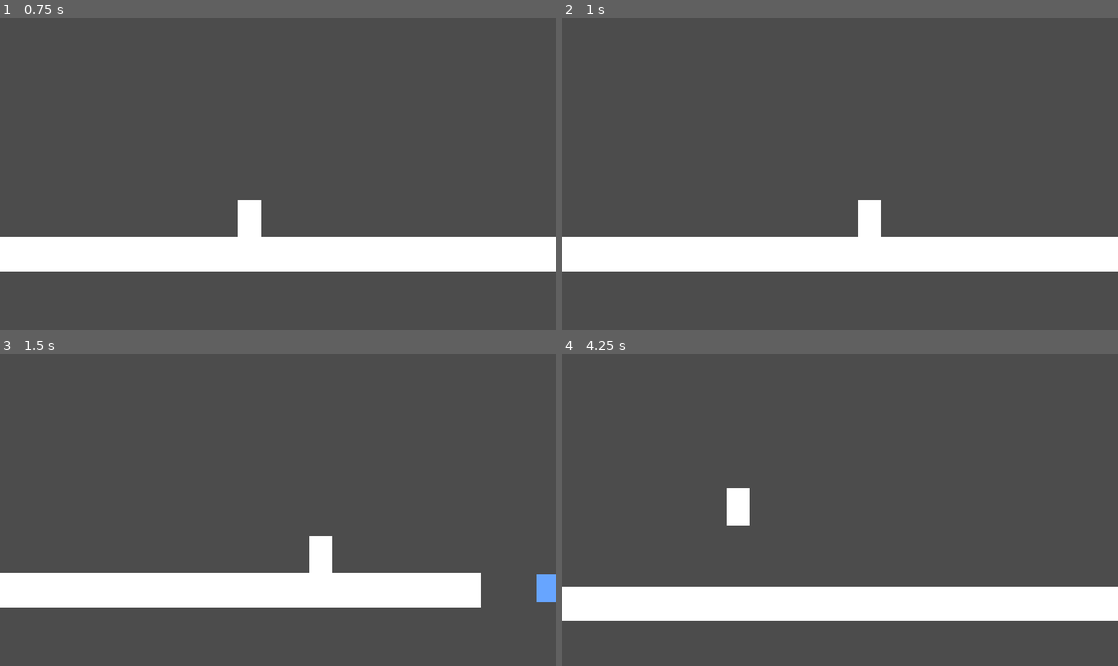
Above: before the commit, frames 1-4 (two rows, left to right).
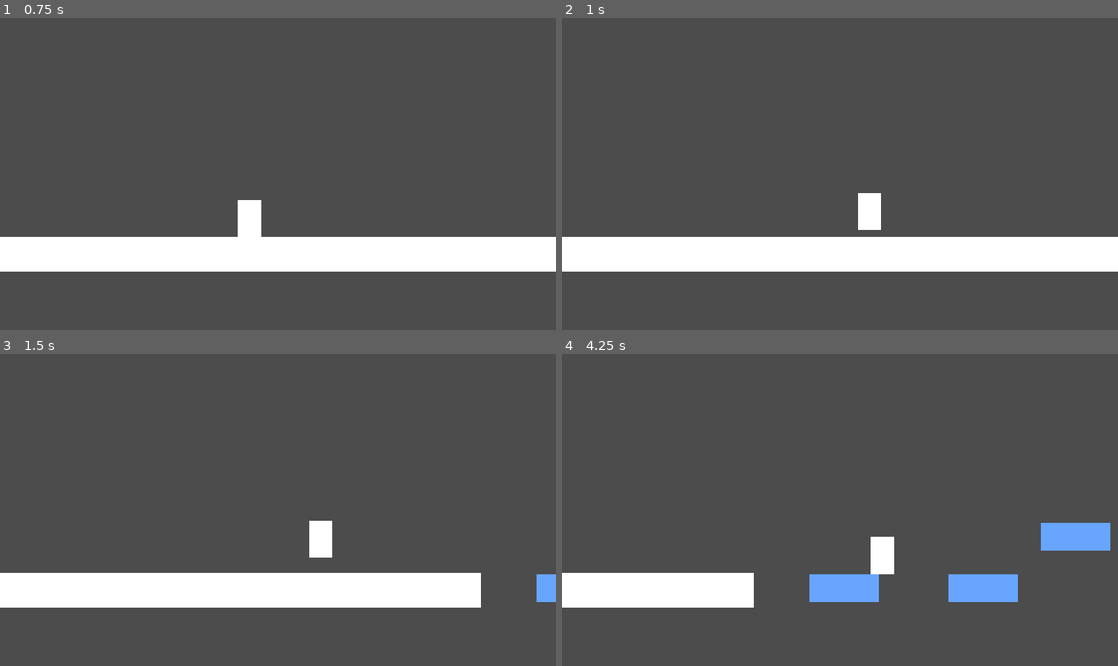
Above: after the commit, the same moments.

Repository: pigdevstudio/kitchen-tales
Game: Godot game, scene res://levels/Playground.tscn
Same seed, same stepped clock (60 frames per second), same inputs: the game is played once before the commit and once after it.
Inputs:
- Up to frame 1 (0.75 s): hold D (walk_right) from 0.53 s (still down); tap Shift (dash) at 0.6 s
- Up to frame 2 (1 s): keep holding D (walk_right); tap Space (jump) at 0.77, 0.8 s
- Up to frame 3 (1.5 s): keep holding D (walk_right); tap Space (jump) at 1.07, 1.35 s
- Up to frame 4 (4.25 s): tap Space (jump) at 1.52, 1.82, 2.3, 3.02, 3.32, 3.6, 3.77, 4.07 s; tap Shift (dash) at 1.55, 2.1, 2.85 s; release D (walk_right) at 2.03 s; hold A (walk_left) 2.03-2.78 s; hold D (walk_right) from 2.78 s (still down)

Frame 1 is identical in both runs. In frame 2, 0.2% of the frame differs, in the area x 53-58%, y 56-71%; in frame 3, 0.4%; in frame 4, 13%, in the area x 0-100%, y 42-86%.
Error before the commit: Parse Error: The identifier "plaform_actor" isn't declared in the current scope. (res://actors/Jump.gd:11)

Commit message:
Add signals to communicate deplete and replenish of available jumps
Connect said signals to Dash to prevent the character from dashing if it doesn't have available jumps, i.e. character cannot dash after double jump

Diff:
--- a/source/actors/Jump.gd
+++ b/source/actors/Jump.gd
@@ -1,5 +1,7 @@
 extends PlaformPhysics
 
+signal available_jumps_depleted
+signal available_jumps_replenished
 export (String) var action = "jump"
 
 export (float) var strength = 600.0
@@ -8,18 +10,23 @@
 
 
 func _physics_process(delta):
-	if plaform_actor.is_on_floor():
+	if platform_actor.is_on_floor():
 		_available_jumps = max_jumps
-		plaform_actor.snap_normal = Vector2.DOWN
+		platform_actor.snap_normal = Vector2.DOWN
+		emit_signal("available_jumps_replenished")
+		set_physics_process(false)
 
 
 func apply():
 	if _available_jumps > 0:
-		plaform_actor.velocity.y = -strength
+		platform_actor.velocity.y = -strength
 		_available_jumps -= 1
-		plaform_actor.snap_normal = Vector2.ZERO
+		platform_actor.snap_normal = Vector2.ZERO
+		set_physics_process(true)
+		if _available_jumps < 1:
+			emit_signal("available_jumps_depleted")
 
 
 func cancel():
-	if plaform_actor.velocity.y < 0.0:
-		plaform_actor.velocity.y = 0.0
+	if platform_actor.velocity.y < 0.0:
+		platform_actor.velocity.y = 0.0
--- a/source/actors/PlatformActor.tscn
+++ b/source/actors/PlatformActor.tscn
@@ -39,14 +39,16 @@
 speed = 2400.0
 distance = 400.0
 
+[connection signal="available_jumps_depleted" from="Jump" to="Dash" method="set_air_dash" binds= [ false ]]
+[connection signal="available_jumps_replenished" from="Jump" to="Dash" method="set_air_dash" binds= [ true ]]
+[connection signal="dash_pressed" from="ActionBus" to="Walk" method="set_physics_process" binds= [ false ]]
 [connection signal="dash_pressed" from="ActionBus" to="Dash" method="set_physics_process" binds= [ true ]]
-[connection signal="dash_pressed" from="ActionBus" to="Walk" method="set_physics_process" binds= [ false ]]
+[connection signal="dash_released" from="ActionBus" to="Walk" method="set_physics_process" binds= [ true ]]
 [connection signal="dash_released" from="ActionBus" to="Dash" method="set_physics_process" binds= [ false ]]
-[connection signal="dash_released" from="ActionBus" to="Walk" method="set_physics_process" binds= [ true ]]
 [connection signal="jump_pressed" from="ActionBus" to="Jump" method="apply"]
 [connection signal="jump_released" from="ActionBus" to="Jump" method="cancel"]
+[connection signal="walk_pressed" from="ActionBus" to="Walk" method="set_movement_direction"]
 [connection signal="walk_pressed" from="ActionBus" to="Dash" method="set_movement_direction"]
-[connection signal="walk_pressed" from="ActionBus" to="Walk" method="set_movement_direction"]
 [connection signal="walk_released" from="ActionBus" to="Walk" method="stop"]
 [connection signal="finished" from="Dash" to="Walk" method="set_physics_process" binds= [ true ]]
 [connection signal="ready" from="Dash" to="Dash" method="set_physics_process" binds= [ false ]]
